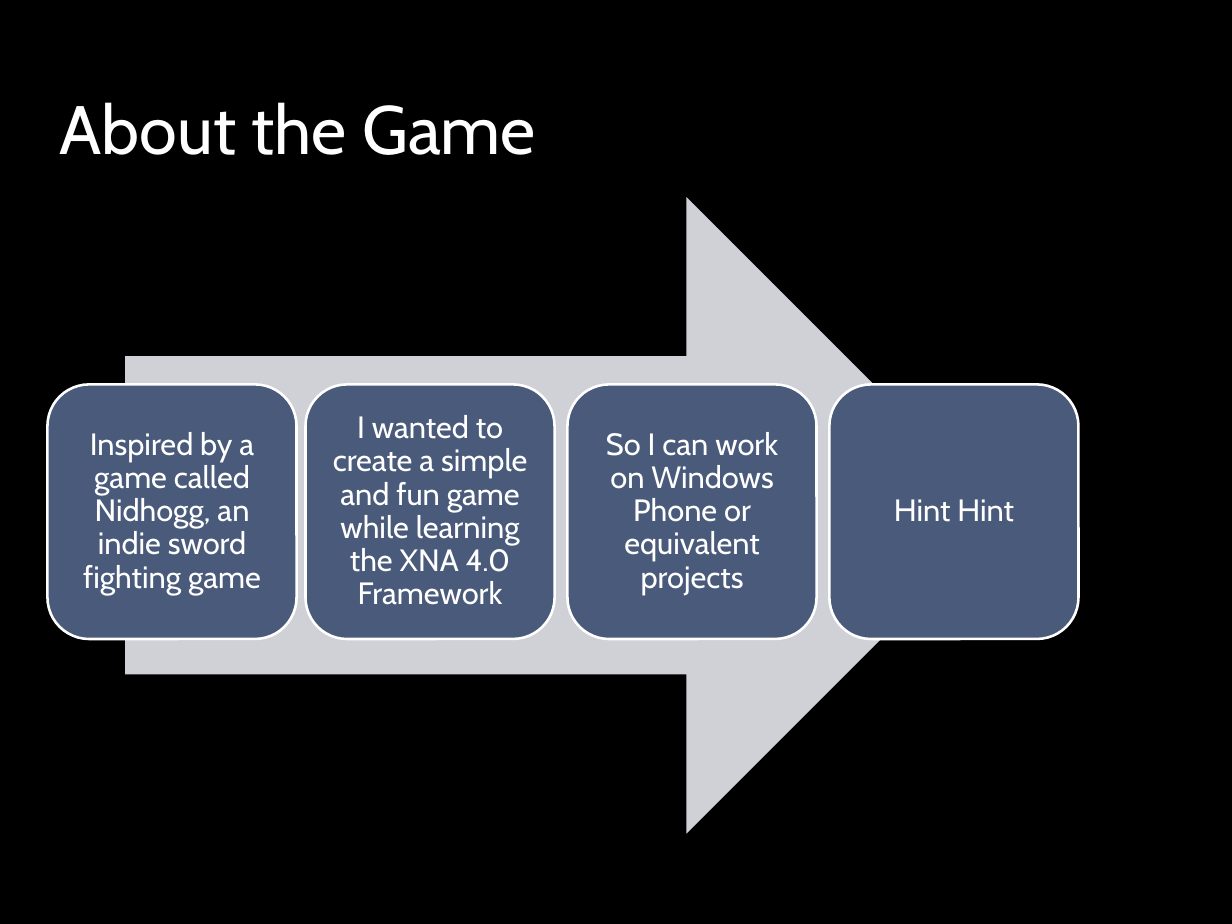
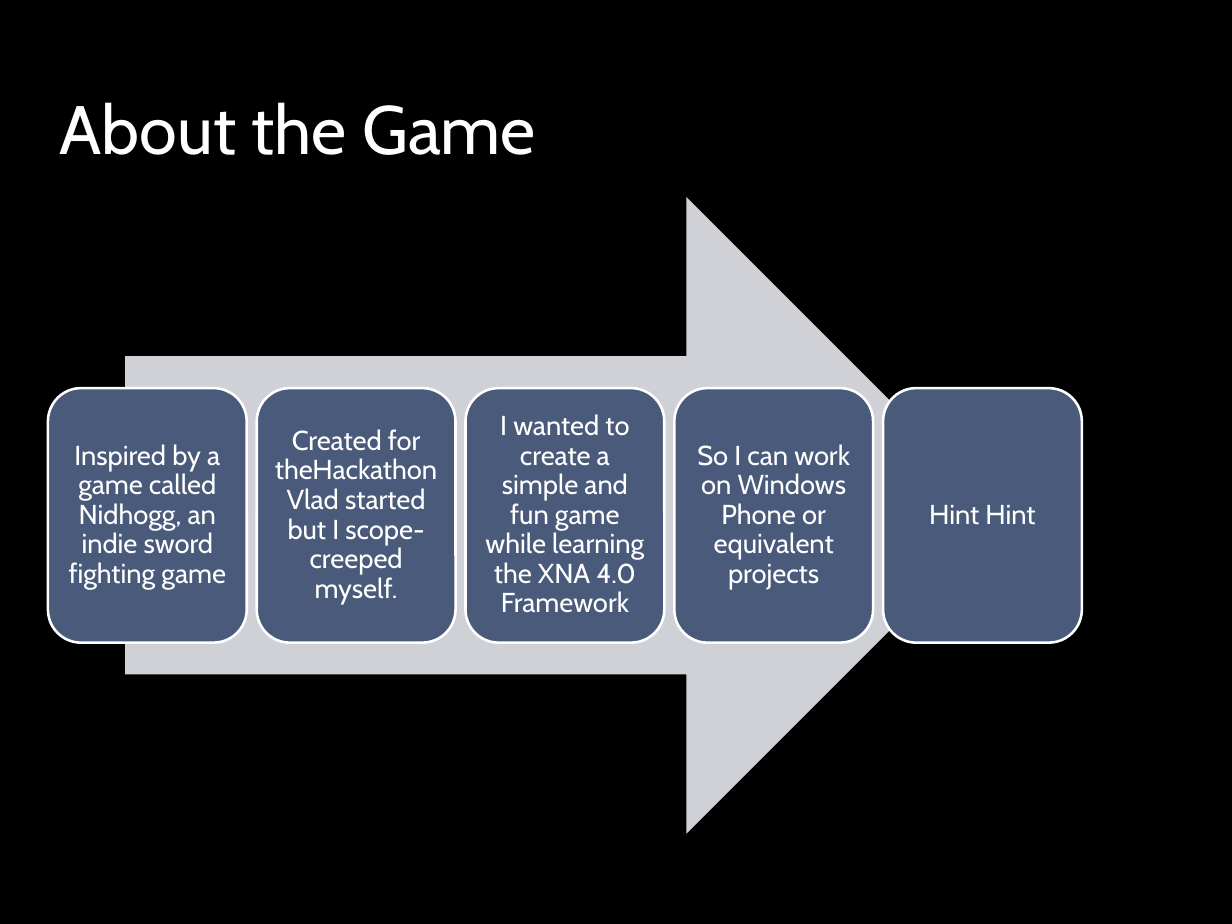
Before and after one commit to peterhoang/Super-Duper-Game, a slide deck: slide 10 of The Super-Awesome Game Deck.pptx. Drawn at 1232x924 pixels with LibreOffice and Linux fonts; fonts in the diff are those of the drawing; background and template pictures are left out. Boxes give left, top, right and bottom in pixels: in the first picture for what was removed or moved away, otherwise in the second. Text is boxed around its words. In the diff, an @@ line names an element or a change of style, - is before the commit and + after.

Commit message:
Updates to the PP

```diff
--- a/The Super-Awesome Game Deck.pptx
+++ b/The Super-Awesome Game Deck.pptx
@@ rounded rectangle: place and size @@
-rounded rectangle at (48,384,297,639)
+rounded rectangle at (48,388,246,643)
@@ rounded rectangle: place and size @@
-rounded rectangle at (306,384,554,639)
+rounded rectangle at (256,388,455,643)
@@ rounded rectangle added at (466,388,664,643), fill #4A5A7A, outline #FFFFFF 1.5 pt @@
@@ rounded rectangle: place and size @@
-rounded rectangle at (568,384,817,639)
+rounded rectangle at (674,388,872,643)
@@ rounded rectangle: place and size @@
-rounded rectangle at (829,384,1078,639)
+rounded rectangle at (883,388,1082,643)
@@ size 18 to 16 pt in 4 elements at (69,444,226,589), (929,505,1035,525), (697,444,850,589), (485,414,644,613) @@
@@ text "I wanted to create a ...": place and size @@
-text "I wanted to create a ..." at (333,415,527,605)
+text "I wanted to create a ..." at (485,414,644,613)
@@ text "So I can work on ...": place and size @@
-text "So I can work on ..." at (606,432,778,594)
+text "So I can work on ..." at (697,444,850,589)
@@ text "Hint Hint": place and size @@
-text "Hint Hint" at (894,499,1014,522)
+text "Hint Hint" at (929,505,1035,525)
@@ text added at (275,429,437,604), 16 pt, text #FFFFFF @@
+Created for theHackathon Vlad started but I scope-creeped myself.
```
Also in this commit, not shown: 11 slides added.
